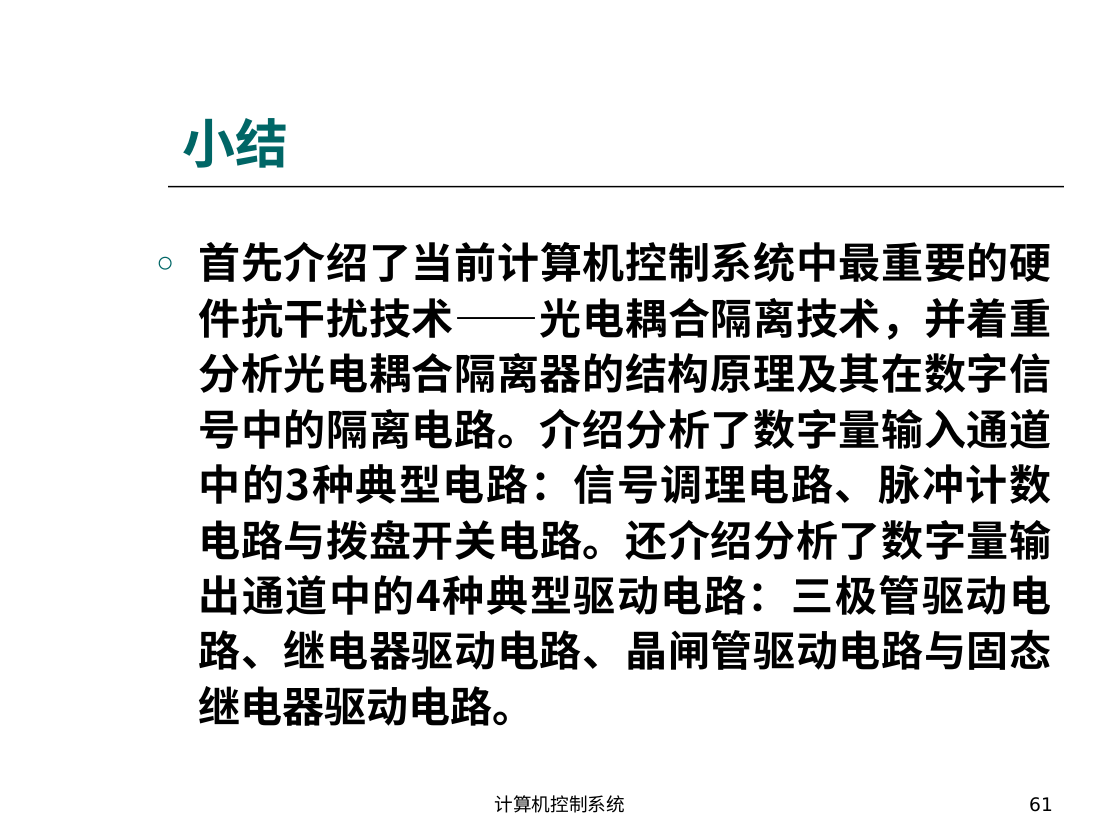
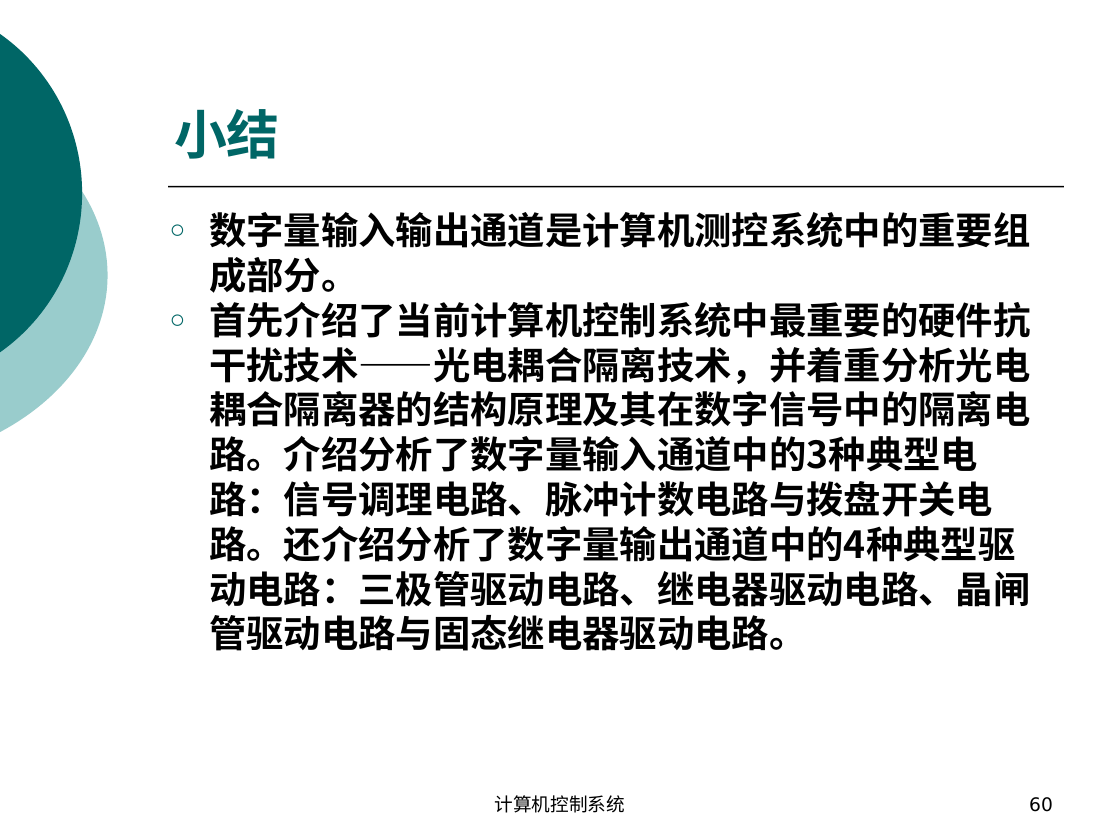
Before and after one commit to origin2007/computer_system, a slide deck: slide 60 of 03数字量输入输出.ppt (slide 61 before the commit). Drawn at 1120x840 pixels with LibreOffice and Linux fonts; fonts in the diff are those of the drawing. Boxes give left, top, right and bottom in pixels: in the first picture for what was removed or moved away, otherwise in the second. Text is boxed around its words. In the diff, an @@ line names an element or a change of style, - is before the commit and + after.

```diff
--- a/03数字量输入输出.ppt
+++ b/03数字量输入输出.ppt
@@ freeform shape at box(0, 0, 82, 386): outline redrawn @@
@@ freeform shape at box(0, 84, 108, 467): outline redrawn @@
@@ title "小结": place and size @@
-title "小结" at box(183, 118, 289, 168)
+title "小结" at box(174, 109, 280, 159)
@@ text "数字量输入输出通道是计算机测控系统中的重要组成部分。": place and size @@
-text "数字量输入输出通道是计算机测控系统中的重要组成部分。" at box(198, 242, 1051, 726)
+text "数字量输入输出通道是计算机测控系统中的重要组成部分。" at box(209, 212, 1030, 651)
@@ text at box(209, 212, 1030, 293): paragraph added @@
+○ 数字量输入输出通道是计算机测控系统中的重要组成部分。
@@ text at box(209, 302, 1030, 651): size 27 to 24 pt, font Noto Sans CJK SC to Arial in "首先介绍了当前计算机控制系统中最重要的硬件抗干扰技术——光电耦合隔离技术，并着重分析光电耦合隔离器的结构原理及其在数字信 ..."; alignment justified to left; indent changed; line spacing 1.1 to 1; less space between paragraphs @@
@@ page number at box(1029, 797, 1053, 812): text changed @@
-61
+60
```
Also in this commit, not shown: 60 other slides changed, 1 slide removed, 4 other files.
